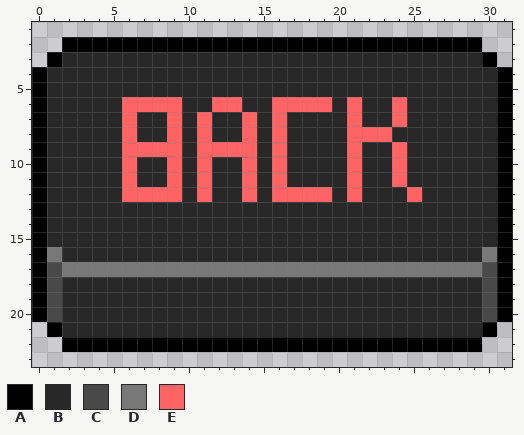
Pixel-art file, stored at Assets/Arts/GameUI/Canvas_Border_Btn/AllMenuUI/StartMenu/GameSet/BackButton.aseprite. The picture above is the old version.
50x50 pixels, 1 frame. Shown: x 0..31, y 1..23. The old version is drawn lined up with the new one, on the new canvas.
Palette (. is transparent): A #000000  B #282828  C #494949  D #787878  E #ff6363
And afterwards:
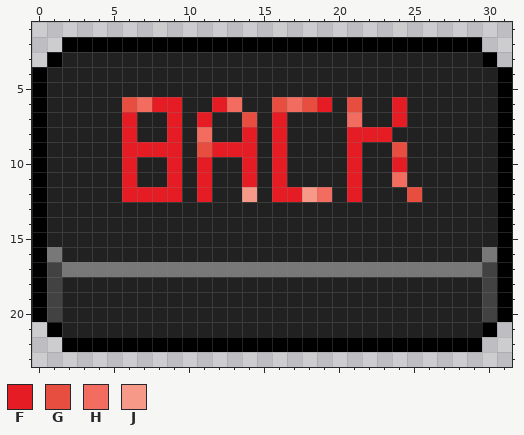
Colours new in this view: F #e51c23  G #e84e40  H #f36c60  J #f69988
Changes in this commit:
canvas 50x50 -> 32x32 (the part of the old canvas that was cut away was empty and is not shown)
colour B: #282828 -> #212121
colour C: #494949 -> #424242
y 6: x 6..9 EEEE -> GHFF; x 12..13 EE -> FH; x 16..19 EEEE -> GHGF; x 21 E -> G; x 24 E -> F
y 7: x 6 E -> F; x 9 E -> F; x 11 E -> F; x 14 E -> G; x 16 E -> F; x 21 E -> H; x 24 E -> F
y 8: x 6 E -> F; x 9 E -> F; x 11 E -> H; x 14 E -> F; x 16 E -> F; x 21..23 EEE -> FFF
y 9: x 6..9 EEEE -> FFFF; x 11..14 EEEE -> GFFF; x 16 E -> F; x 21 E -> F; x 24 E -> G
y 10: x 6 E -> F; x 9 E -> F; x 11 E -> F; x 14 E -> F; x 16 E -> F; x 21 E -> F; x 24 E -> F
y 11: x 6 E -> F; x 9 E -> F; x 11 E -> F; x 14 E -> F; x 16 E -> F; x 21 E -> F; x 24 E -> H
y 12: x 6..9 EEEE -> FFFF; x 11 E -> F; x 14 E -> J; x 16..19 EEEE -> FFJH; x 21 E -> F; x 25 E -> G
